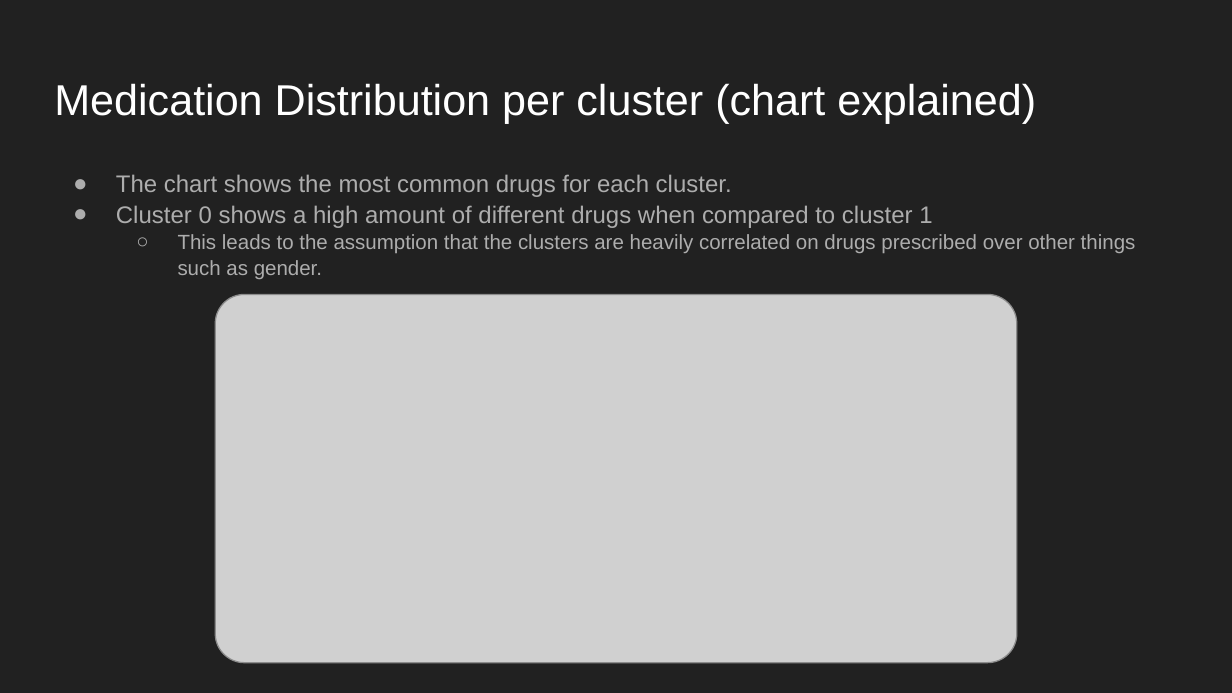
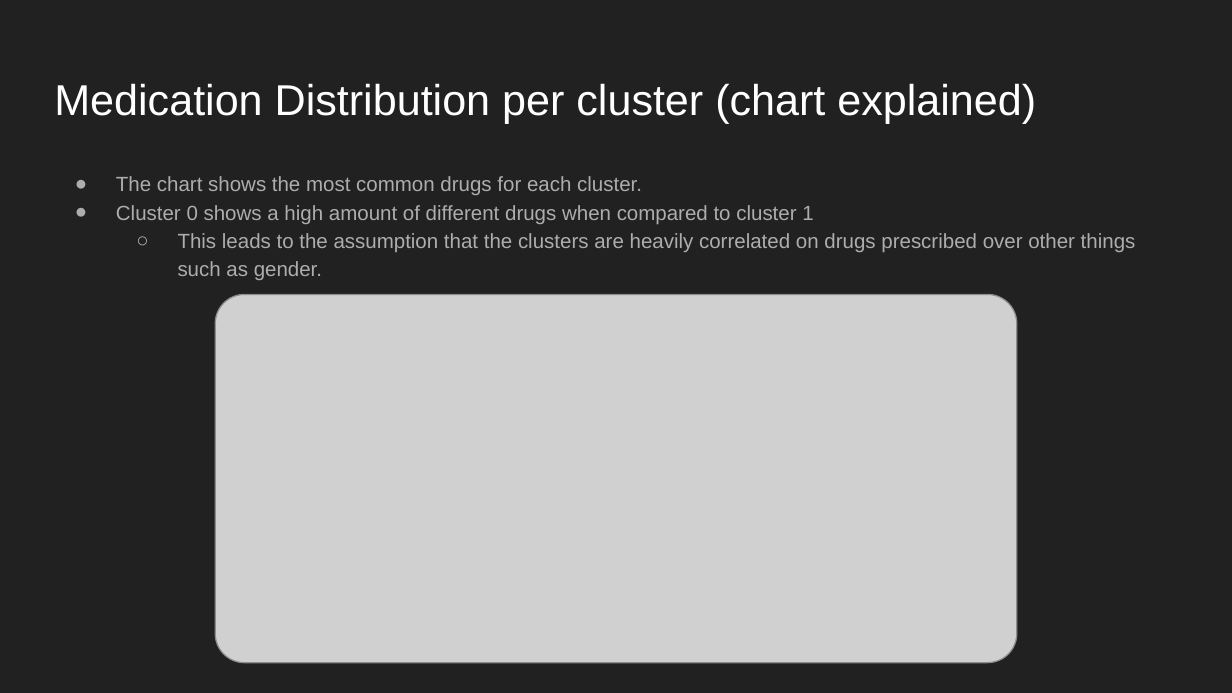
Before and after one commit to CountDer3k/Homework-AIH-2025, a slide deck: slide 18 of HW4 (Self Learning)/Self-Learning Tutorial.pptx. Drawn at 1232x693 pixels with LibreOffice and Linux fonts; fonts in the diff are those of the drawing; grey boxes stand for pictures. Boxes give left, top, right and bottom in pixels: in the first picture for what was removed or moved away, otherwise in the second. Text is boxed around its words. In the diff, an @@ line names an element or a change of style, - is before the commit and + after.

```diff
--- a/HW4 (Self Learning)/Self-Learning Tutorial.pptx
+++ b/HW4 (Self Learning)/Self-Learning Tutorial.pptx
@@ text "The chart shows the most ..." at [116, 176, 1136, 280]: size 14 to 12 pt in "The chart shows the most common drugs ...", "Cluster 0 shows a high amount of ..."; indent changed; line spacing 1.05 to 1.15 @@
```
Also in this commit, not shown: 12 other slides changed.
